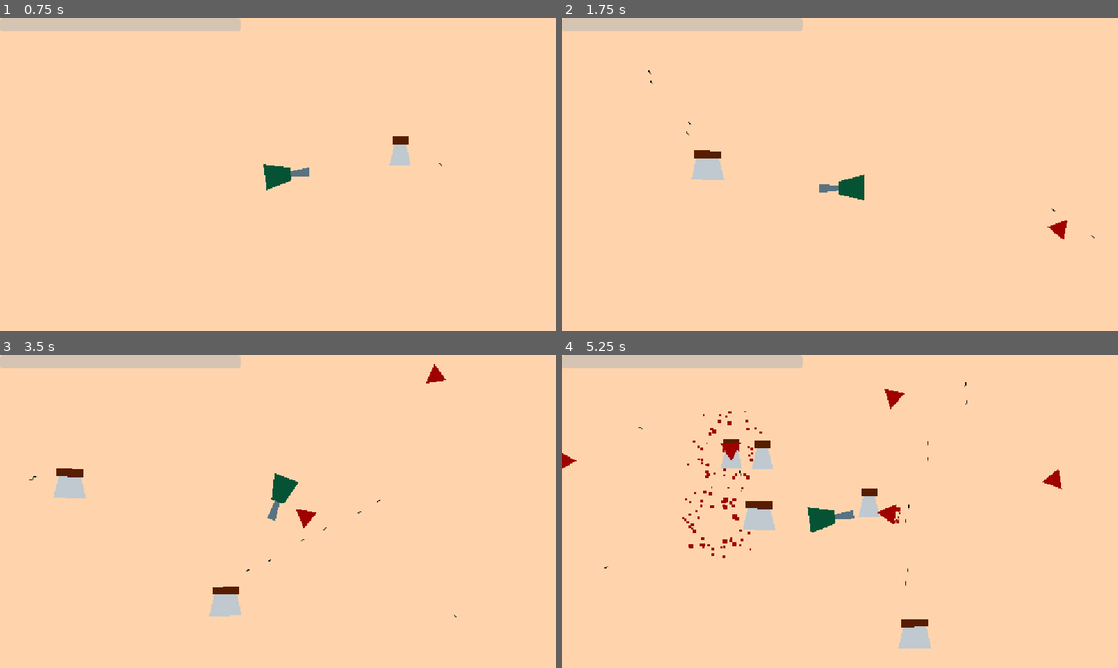
Above: before the commit, frames 1-4 (two rows, left to right).
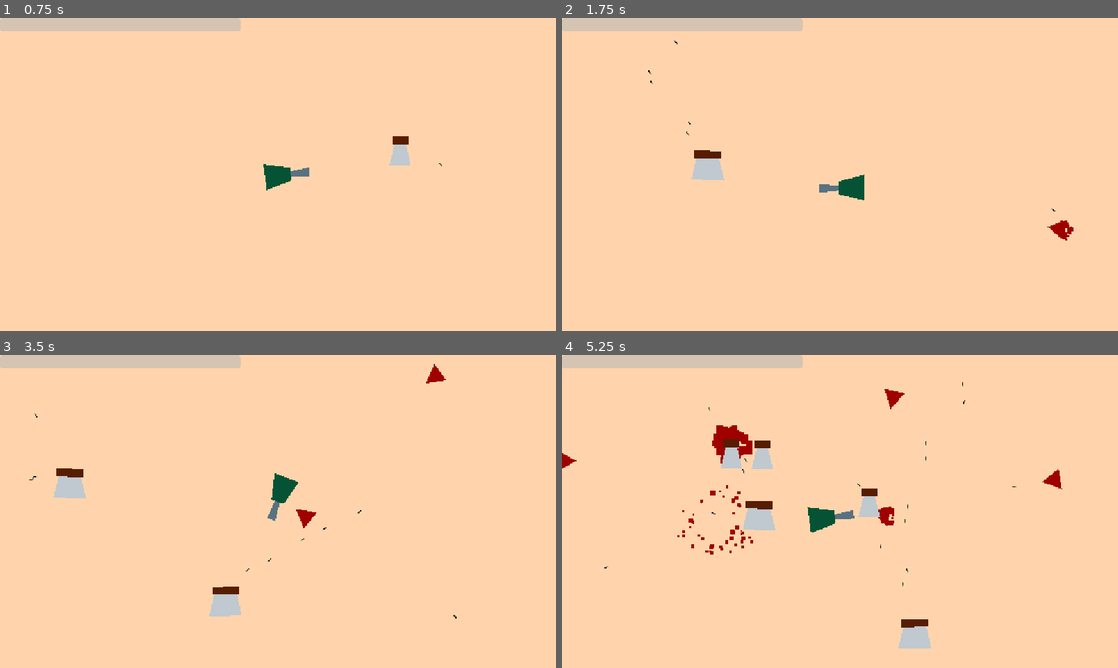
Above: after the commit, the same moments.

Repository: Crash-Out-Engine/NUS-Orbital-2025
Game: Godot game, scene res://scenes/game.tscn
The game is run twice, just before and just after one commit, with the same random seed, the same clock (stepped at 60 frames per second) and the same inputs.
Inputs (mouse positions are in pixels of both pictures, inside the frame that each line leads up to):
- Up to frame 1 (0.75 s): tap Enter at 0.5 s; move the mouse to (400, 158) at 0.52 s; hold D (right) from 0.53 s (still down); hold Shift (add turret) from 0.53 s (still down)
- Up to frame 2 (1.75 s): move the mouse to (728, 190) at 1.27 s; release D (right) at 1.28 s; release Shift (add turret) at 1.28 s; hold S (down) from 1.28 s (still down); tap Shift (add turret) at 1.35 s
- Up to frame 3 (3.5 s): move the mouse to (333, 442) at 2.02 s; release S (down) at 2.03 s; hold D (right) 2.03-2.78 s; hold Shift (add turret) 2.03-2.78 s; click (333, 442) at 2.1 s; move the mouse to (250, 574) at 2.77 s; hold W (up) from 2.78 s (still down); tap Shift (add turret) at 2.85 s
- Up to frame 4 (5.25 s): move the mouse to (1006, 558) at 3.52 s; release W (up) at 3.53 s; hold Shift (add turret) 3.53-4.28 s; hold A (left) 3.53-5.03 s; move the mouse to (673, 464) at 4.27 s; click (673, 464) at 4.35 s; tap Shift (add turret) at 4.55 s; move the mouse to (867, 511) at 5.02 s; hold S (down) from 5.03 s (still down); hold Shift (add turret) from 5.03 s (still down)

Frame 1 is identical in both runs. In frame 2, less than 0.1% of the frame differs, in the area x 20-96%, y 7-72%; in frame 3, less than 0.1%; in frame 4, 1.2%, in the area x 13-82%, y 8-74%.

Commit message:
refactor: change targeting node into a single targetprovider in game

Diff:
--- /dev/null
+++ b/entities.gd
@@ -0,0 +1 @@
+extends Node
--- a/scenes/enemy.tscn
+++ b/scenes/enemy.tscn
@@ -1,25 +1,21 @@
-[gd_scene load_steps=13 format=3 uid="uid://kcqha4xx46r7"]
+[gd_scene load_steps=12 format=3 uid="uid://kcqha4xx46r7"]
 
 [ext_resource type="Script" uid="uid://b2oqcghmenmfd" path="res://scripts/enemy.gd" id="1_7p1mj"]
-[ext_resource type="Script" uid="uid://bjwn8mansrw1v" path="res://components/effectable/entity/movement.gd" id="2_md0e3"]
-[ext_resource type="Script" uid="uid://wwqkkrfhwiyn" path="res://components/hitbox.gd" id="3_4ra3w"]
-[ext_resource type="Script" uid="uid://da606deregrbs" path="res://components/effectable/entity/health.gd" id="4_5uy6h"]
-[ext_resource type="Script" uid="uid://bx0i0x84j70ct" path="res://components/melee.gd" id="5_nenq2"]
-[ext_resource type="Script" uid="uid://dg8nexsbyn4fv" path="res://components/effectable/entity/melee_cooldown.gd" id="6_nenq2"]
-[ext_resource type="Script" uid="uid://4u7ojuepy3ur" path="res://components/effectable/entity/melee_damage.gd" id="7_ipns3"]
-[ext_resource type="Script" uid="uid://bqsxrr4x407ln" path="res://components/ranged.gd" id="8_md484"]
-[ext_resource type="Script" uid="uid://c6gdbuct43ynn" path="res://components/targeting.gd" id="9_8qclf"]
-[ext_resource type="Script" uid="uid://bacaht0aiera8" path="res://components/effectable/entity/ranged_cooldown.gd" id="9_ipns3"]
-[ext_resource type="Script" uid="uid://37nea431wead" path="res://components/effectable/entity/target_priority.gd" id="11_w8i8w"]
+[ext_resource type="Script" uid="uid://bjwn8mansrw1v" path="res://scripts/components/effectable/entity/movement.gd" id="2_md0e3"]
+[ext_resource type="Script" uid="uid://wwqkkrfhwiyn" path="res://scripts/components/hitbox.gd" id="3_4ra3w"]
+[ext_resource type="Script" uid="uid://da606deregrbs" path="res://scripts/components/effectable/entity/health.gd" id="4_5uy6h"]
+[ext_resource type="Script" uid="uid://bx0i0x84j70ct" path="res://scripts/components/melee.gd" id="5_nenq2"]
+[ext_resource type="Script" uid="uid://dg8nexsbyn4fv" path="res://scripts/components/effectable/entity/melee_cooldown.gd" id="6_nenq2"]
+[ext_resource type="Script" uid="uid://4u7ojuepy3ur" path="res://scripts/components/effectable/entity/melee_damage.gd" id="7_ipns3"]
+[ext_resource type="Script" uid="uid://bqsxrr4x407ln" path="res://scripts/components/ranged.gd" id="8_md484"]
+[ext_resource type="Script" uid="uid://bacaht0aiera8" path="res://scripts/components/effectable/entity/ranged_cooldown.gd" id="9_ipns3"]
+[ext_resource type="Script" uid="uid://37nea431wead" path="res://scripts/components/effectable/entity/target_priority.gd" id="11_w8i8w"]
 
-[sub_resource type="CircleShape2D" id="CircleShape2D_8tegq"]
-radius = 16.0
+[sub_resource type="ConvexPolygonShape2D" id="ConvexPolygonShape2D_w8i8w"]
+points = PackedVector2Array(-4.5, -21, 33, 0, -4.5, 21)
 
 [node name="Enemy" type="CharacterBody2D" groups=["enemies"]]
 script = ExtResource("1_7p1mj")
-
-[node name="CollisionShape2D" type="CollisionShape2D" parent="."]
-shape = SubResource("CircleShape2D_8tegq")
 
 [node name="Polygon2D" type="Polygon2D" parent="."]
 scale = Vector2(2.38374, 2.68171)
@@ -27,6 +23,10 @@
 offset = Vector2(2.755, 0)
 antialiased = true
 polygon = PackedVector2Array(8, 0, -8, -8, -8, 8)
+
+[node name="CollisionShape2D" type="CollisionShape2D" parent="."]
+position = Vector2(-8, 0)
+shape = SubResource("ConvexPolygonShape2D_w8i8w")
 
 [node name="Melee" type="Node" parent="." node_paths=PackedStringArray("melee_cooldown", "melee_damage")]
 script = ExtResource("5_nenq2")
@@ -54,18 +54,14 @@
 [node name="MeleeDamage" type="Node" parent="."]
 script = ExtResource("7_ipns3")
 
-[node name="Ranged" type="Node2D" parent="." node_paths=PackedStringArray("ranged_cooldown", "barrel", "targeting", "target_priority")]
+[node name="Ranged" type="Node2D" parent="." node_paths=PackedStringArray("ranged_cooldown", "barrel", "target_priority")]
 script = ExtResource("8_md484")
 ranged_cooldown = NodePath("../RangedCooldown")
 ranged_damage = 0.1
 barrel = NodePath("..")
-targeting = NodePath("../Targeting")
 target_priority = NodePath("../TargetPriority")
+active = true
 metadata/_custom_type_script = "uid://bqsxrr4x407ln"
-
-[node name="Targeting" type="Node" parent="."]
-script = ExtResource("9_8qclf")
-metadata/_custom_type_script = "uid://c6gdbuct43ynn"
 
 [node name="RangedCooldown" type="Node" parent="."]
 script = ExtResource("9_ipns3")
--- a/scenes/game.tscn
+++ b/scenes/game.tscn
@@ -22,12 +22,18 @@
 
 [node name="Allies" type="Node" parent="."]
 
-[node name="Player" parent="Allies" instance=ExtResource("1_uwrxv")]
+[node name="Enemies" type="Node" parent="."]
+
+[node name="Misc" type="Node" parent="."]
+
+[node name="Entities" type="Node" parent="."]
+
+[node name="Player" parent="Entities" instance=ExtResource("1_uwrxv")]
 position = Vector2(283, 272)
 
-[node name="CanvasLayer" type="CanvasLayer" parent="Allies/Player"]
+[node name="CanvasLayer" type="CanvasLayer" parent="Entities/Player"]
 
-[node name="HealthBar" type="ProgressBar" parent="Allies/Player/CanvasLayer" node_paths=PackedStringArray("player")]
+[node name="HealthBar" type="ProgressBar" parent="Entities/Player/CanvasLayer" node_paths=PackedStringArray("player")]
 offset_right = 498.0
 offset_bottom = 27.0
 show_percentage = false
@@ -35,10 +41,8 @@
 player = NodePath("../..")
 metadata/_edit_use_anchors_ = true
 
-[node name="Camera2D" type="Camera2D" parent="Allies/Player"]
+[node name="Camera2D" type="Camera2D" parent="Entities/Player"]
 process_callback = 0
 position_smoothing_enabled = true
 
-[node name="Enemies" type="Node" parent="."]
-
 [connection signal="timeout" from="Timer" to="." method="_on_timer_timeout"]
--- a/scenes/player.tscn
+++ b/scenes/player.tscn
@@ -1,12 +1,12 @@
 [gd_scene load_steps=9 format=3 uid="uid://ytw0s5xnqwvt"]
 
 [ext_resource type="Script" uid="uid://c8f8kowfp34yp" path="res://scripts/player.gd" id="1_3vyb7"]
-[ext_resource type="Script" uid="uid://bjwn8mansrw1v" path="res://components/effectable/entity/movement.gd" id="2_g2els"]
-[ext_resource type="Script" uid="uid://da606deregrbs" path="res://components/effectable/entity/health.gd" id="3_qhqgy"]
-[ext_resource type="Script" uid="uid://wwqkkrfhwiyn" path="res://components/hitbox.gd" id="4_dqkch"]
-[ext_resource type="Script" uid="uid://bqsxrr4x407ln" path="res://components/ranged.gd" id="5_qlg0r"]
-[ext_resource type="Script" uid="uid://bacaht0aiera8" path="res://components/effectable/entity/ranged_cooldown.gd" id="6_tuyoq"]
-[ext_resource type="Script" uid="uid://37nea431wead" path="res://components/effectable/entity/target_priority.gd" id="7_fjrip"]
+[ext_resource type="Script" uid="uid://bjwn8mansrw1v" path="res://scripts/components/effectable/entity/movement.gd" id="2_g2els"]
+[ext_resource type="Script" uid="uid://da606deregrbs" path="res://scripts/components/effectable/entity/health.gd" id="3_qhqgy"]
+[ext_resource type="Script" uid="uid://wwqkkrfhwiyn" path="res://scripts/components/hitbox.gd" id="4_dqkch"]
+[ext_resource type="Script" uid="uid://bqsxrr4x407ln" path="res://scripts/components/ranged.gd" id="5_qlg0r"]
+[ext_resource type="Script" uid="uid://bacaht0aiera8" path="res://scripts/components/effectable/entity/ranged_cooldown.gd" id="6_tuyoq"]
+[ext_resource type="Script" uid="uid://37nea431wead" path="res://scripts/components/effectable/entity/target_priority.gd" id="7_fjrip"]
 
 [sub_resource type="CapsuleShape2D" id="CapsuleShape2D_g2els"]
 radius = 18.2857
@@ -55,7 +55,6 @@
 metadata/_custom_type_script = "uid://wwqkkrfhwiyn"
 
 [node name="Ranged" type="Node2D" parent="." node_paths=PackedStringArray("ranged_cooldown", "barrel", "target_priority")]
-visible = false
 script = ExtResource("5_qlg0r")
 ranged_cooldown = NodePath("../RangedCooldown")
 barrel = NodePath("../Barrel")
--- a/scenes/turret.tscn
+++ b/scenes/turret.tscn
@@ -1,11 +1,10 @@
-[gd_scene load_steps=8 format=3 uid="uid://iqyedsof74fp"]
+[gd_scene load_steps=7 format=3 uid="uid://iqyedsof74fp"]
 
 [ext_resource type="Script" uid="uid://d8jbrtwr3jw" path="res://scripts/turret.gd" id="1_x3mc5"]
-[ext_resource type="Script" uid="uid://wwqkkrfhwiyn" path="res://components/hitbox.gd" id="2_el7wl"]
-[ext_resource type="Script" uid="uid://bacaht0aiera8" path="res://components/effectable/entity/ranged_cooldown.gd" id="3_pp6j5"]
-[ext_resource type="Script" uid="uid://bqsxrr4x407ln" path="res://components/ranged.gd" id="4_6fjxm"]
-[ext_resource type="Script" uid="uid://c6gdbuct43ynn" path="res://components/targeting.gd" id="5_6fjxm"]
-[ext_resource type="Script" uid="uid://37nea431wead" path="res://components/effectable/entity/target_priority.gd" id="6_dirdf"]
+[ext_resource type="Script" uid="uid://wwqkkrfhwiyn" path="res://scripts/components/hitbox.gd" id="2_el7wl"]
+[ext_resource type="Script" uid="uid://bacaht0aiera8" path="res://scripts/components/effectable/entity/ranged_cooldown.gd" id="3_pp6j5"]
+[ext_resource type="Script" uid="uid://bqsxrr4x407ln" path="res://scripts/components/ranged.gd" id="4_6fjxm"]
+[ext_resource type="Script" uid="uid://37nea431wead" path="res://scripts/components/effectable/entity/target_priority.gd" id="6_dirdf"]
 
 [sub_resource type="CapsuleShape2D" id="CapsuleShape2D_fowog"]
 radius = 12.0
@@ -38,17 +37,13 @@
 ranged_cooldown = 0.2
 metadata/_custom_type_script = "uid://bacaht0aiera8"
 
-[node name="Ranged" type="Node2D" parent="." node_paths=PackedStringArray("ranged_cooldown", "barrel", "targeting", "target_priority")]
+[node name="Ranged" type="Node2D" parent="." node_paths=PackedStringArray("ranged_cooldown", "barrel", "target_priority")]
 script = ExtResource("4_6fjxm")
 ranged_cooldown = NodePath("../RangedCooldown")
 barrel = NodePath("../Polygon2D2")
-targeting = NodePath("../Targeting")
 target_priority = NodePath("../TargetPriority")
+active = true
 metadata/_custom_type_script = "uid://bqsxrr4x407ln"
-
-[node name="Targeting" type="Node" parent="."]
-script = ExtResource("5_6fjxm")
-metadata/_custom_type_script = "uid://c6gdbuct43ynn"
 
 [node name="TargetPriority" type="Node" parent="."]
 script = ExtResource("6_dirdf")
--- a/components/effectable/entity/movement.gd
+++ b/scripts/components/effectable/entity/movement.gd
@@ -28,11 +28,11 @@
 		parent.velocity = lerp(parent.velocity, parent.get_real_velocity(), lerp_weight)
 
 	else:
-		var targeting: Targeting = parent.get_node_or_null(^"Targeting")
+		var ranged: Ranged = parent.get_node_or_null(^"Ranged")
 		var target_priority: TargetPriority = parent.get_node_or_null(^"TargetPriority")
 
-		if targeting != null and target_priority != null:
-			var target = targeting.get_target(parent.global_position, target_priority.team)
+		if ranged != null and target_priority != null and ranged.target_provider:
+			var target = ranged.target_provider.get_target(parent.global_position, target_priority.team)
 			if target != null:
 				parent.velocity = parent.global_position.direction_to(target.global_position).normalized() * value
 			parent.velocity = lerp(parent.velocity, parent.get_real_velocity(), lerp_weight)
--- a/components/melee.gd
+++ b/scripts/components/melee.gd
@@ -3,7 +3,7 @@
 
 @export var melee_cooldown: MeleeCooldown
 @export var melee_damage: MeleeDamage
-@export var team: String
+@onready var team: String = $"../TargetPriority".team if $"../TargetPriority" != null else ""
 
 func _ready() -> void:
 	assert(get_parent() is CharacterBody2D, "Parent should be a CharacterBody2D.")
--- a/components/ranged.gd
+++ b/scripts/components/ranged.gd
@@ -12,12 +12,14 @@
 	set(value):
 		barrel = value
 		update_configuration_warnings()
-@export var targeting: Targeting
 @export var aim_at_mouse: bool = false
 @export var target_priority: TargetPriority = null
 @export var effects: Array[Effect] = []
+@export var active: bool = false
 
-@export var active: bool = false
+var target_provider: TargetProvider = null
+
+signal bullet_spawned(bullet: Node2D)
 
 func _ready() -> void:
 	assert(get_parent() is Node2D, "Parent must extend Node2D.")
@@ -33,7 +35,7 @@
 	return warnings
 
 func _physics_process(_delta: float) -> void:
-	var target = targeting.get_target(get_parent().global_position, target_priority.team if target_priority != null else "") if targeting != null else null
+	var target = target_provider.get_target(get_parent().global_position, target_priority.team if target_priority != null else "") if target_provider != null else null
 	if active and (target != null or aim_at_mouse) and ranged_cooldown.try_ranged():
 		var bullet = bullet_scene.instantiate()
 		bullet.effects.append_array(effects)
@@ -46,4 +48,4 @@
 			if aim_at_mouse else
 			barrel.global_position.angle_to_point(target.global_position))
 
-		$/root/Game.add_child(bullet)
+		bullet_spawned.emit(bullet)
--- a/scripts/enemy.gd
+++ b/scripts/enemy.gd
@@ -2,23 +2,17 @@
 
 var explosion_scene = preload("res://scenes/explosion.tscn")
 
-@onready var player: Player = $/root/Game/Allies/Player
 @onready var ranged: Ranged = $Ranged
-@onready var targeting: Targeting = $Targeting
 @onready var target_priority: TargetPriority = $TargetPriority
 
-var direction: Callable = func(_delta: float) -> Vector2:
-	return global_position.direction_to(player.global_position)
-
-const SPEED = 100
+signal vfx_emitted(Node2D)
 
 func _ready() -> void:
 	$Health.just_emptied.connect(die)
 	$Health.just_reduced.connect(bleed)
-	$Ranged.active = false
 
 func _physics_process(_delta: float) -> void:
-	var target = targeting.get_target(global_position, target_priority.team)
+	var target = ranged.target_provider.get_target(global_position, target_priority.team) if ranged.target_provider != null else null
 	if target != null:
 		look_at(target.global_position)
 
@@ -29,11 +23,11 @@
 	explosion.global_position = global_position
 	explosion.emitting = true
 	explosion.lifetime = randf_range(0.5, 0.7)
-	$/root/Game.add_child(explosion)
+	vfx_emitted.emit(explosion)
 
 func bleed(amount: float):
 	var explosion = explosion_scene.instantiate()
 	explosion.global_position = global_position
 	explosion.emitting = true
 	explosion.lifetime = 0.1 + randf_range(0.2, 0.5) * (amount / $Health.health_capacity)
-	$/root/Game.add_child(explosion)
+	vfx_emitted.emit(explosion)
--- a/scripts/game.gd
+++ b/scripts/game.gd
@@ -2,7 +2,14 @@
 
 var enemy_scene = preload("res://scenes/enemy.tscn")
 
-@onready var player = $Allies/Player
+@onready var player: Player = $Entities/Player as Player
+@onready var target_provider = TargetProvider.new(func (): return $Entities)
+
+func _ready() -> void:
+	try_connect_ranged(player)
+	player.turret_spawned.connect(add_entity)
+	player.turret_spawned.connect(try_connect_ranged)
+
 
 func _on_timer_timeout() -> void:
 	var enemy = enemy_scene.instantiate()
@@ -11,4 +18,18 @@
 	enemy.global_position += get_viewport_rect().size.length() * 0.6 * Vector2.from_angle(randf_range(0, 2 * PI))
 
 	enemy.look_at(player.global_position)
-	$Enemies.add_child(enemy)
+	$Entities.add_child(enemy)
+	try_connect_ranged(enemy)
+	enemy.vfx_emitted.connect(add_misc)
+
+func try_connect_ranged(entity):
+	var ranged: Ranged = entity.get_node_or_null(^"Ranged")
+	if ranged != null:
+		ranged.target_provider = target_provider
+		ranged.bullet_spawned.connect(add_entity)
+
+func add_entity(entity: Node2D) -> void:
+	$Entities.add_child(entity)
+
+func add_misc(misc: Node2D) -> void:
+	$Misc.add_child(misc)
--- a/scripts/health_bar.gd
+++ b/scripts/health_bar.gd
@@ -3,7 +3,7 @@
 @export var player: Player
 
 func _ready() -> void:
-	player.healthChanged.connect(update)
+	player.health_changed.connect(update)
 
 func update(new_ratio: float) -> void:
 	value = 100 * new_ratio
--- a/scripts/player.gd
+++ b/scripts/player.gd
@@ -11,10 +11,12 @@
 @onready var barrel = $Barrel
 @onready var ranged = $Ranged
 
+signal turret_spawned(turret: Node2D)
+
 var current_turret = null
 
 func _ready() -> void:
-	healthChanged.emit(1.0)
+	health_changed.emit(1.0)
 	ranged.effects.append_array([
 		MovementEffect.create_freeze(1.0),
 		HealthEffect.create_lasting(6, 4, 1),
@@ -33,7 +35,7 @@
 		current_turret = turret_scene.instantiate()
 		current_turret.set_collidable(false)
 		current_turret.global_position = get_global_mouse_position()
-		$/root/Game/Allies.add_child(current_turret)
+		turret_spawned.emit(current_turret)
 
 	if Input.is_action_pressed("add turret"):
 		if current_turret != null:
@@ -49,6 +51,6 @@
 	print("died")
 	get_tree().reload_current_scene()
 
-signal healthChanged(new_ratio: float)
+signal health_changed(new_ratio: float)
 func _on_health_just_changed(_old_value: float, new_value: float) -> void:
-	healthChanged.emit(new_value / $Health.health_capacity)
+	health_changed.emit(new_value / $Health.health_capacity)
--- a/components/targeting.gd
+++ b/scripts/target_provider.gd
@@ -1,9 +1,15 @@
-class_name Targeting extends Node
+@tool
+class_name TargetProvider extends Node
+
+var _get_entities: Callable
+
+func _init(get_entities: Callable) -> void:
+	_get_entities = get_entities
 
 func get_target(from: Vector2, team: String) -> Node2D:
 	var min_target: Node2D = null
 	var min_weightage: float = INF
-	for target in $/root/Game/Enemies.get_children() + $/root/Game/Allies.get_children():
+	for target in _get_entities.call().get_children():
 		var target_priority = target.get_node_or_null(^"TargetPriority")
 		if target is Node2D and target_priority != null and target_priority.team != team:
 			var weightage = target_priority.value * from.distance_squared_to(target.global_position)
Not shown, added: entities.gd.uid
Renamed: components/effect/effect.gd -> scripts/components/effect/effect.gd
Renamed: components/effect/effect.gd.uid -> scripts/components/effect/effect.gd.uid
Renamed: components/effect/health_effect.gd -> scripts/components/effect/health_effect.gd
Renamed: components/effect/health_effect.gd.uid -> scripts/components/effect/health_effect.gd.uid
Renamed: components/effect/movement_effect.gd -> scripts/components/effect/movement_effect.gd
Renamed: components/effect/movement_effect.gd.uid -> scripts/components/effect/movement_effect.gd.uid
Renamed: components/effectable/effectable.gd -> scripts/components/effectable/effectable.gd
Renamed: components/effectable/effectable.gd.uid -> scripts/components/effectable/effectable.gd.uid
Renamed: components/effectable/entity/health.gd -> scripts/components/effectable/entity/health.gd
Renamed: components/effectable/entity/health.gd.uid -> scripts/components/effectable/entity/health.gd.uid
Renamed: components/effectable/entity/melee_cooldown.gd -> scripts/components/effectable/entity/melee_cooldown.gd
(and 14 more such lines)
